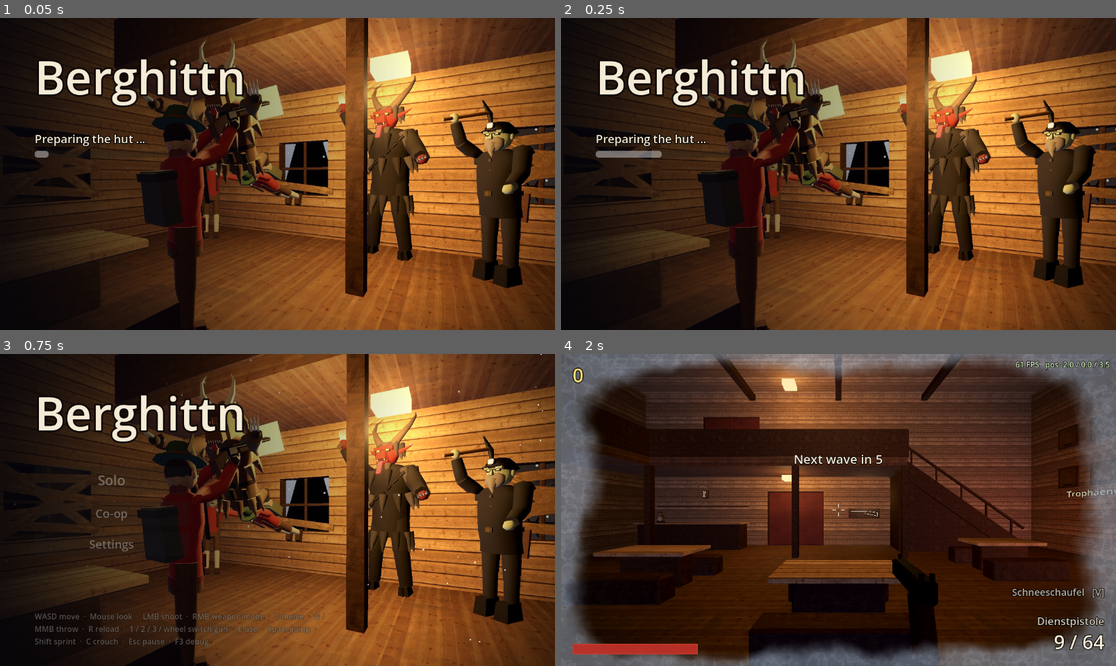
Above: before the commit, frames 1-4 (two rows, left to right).
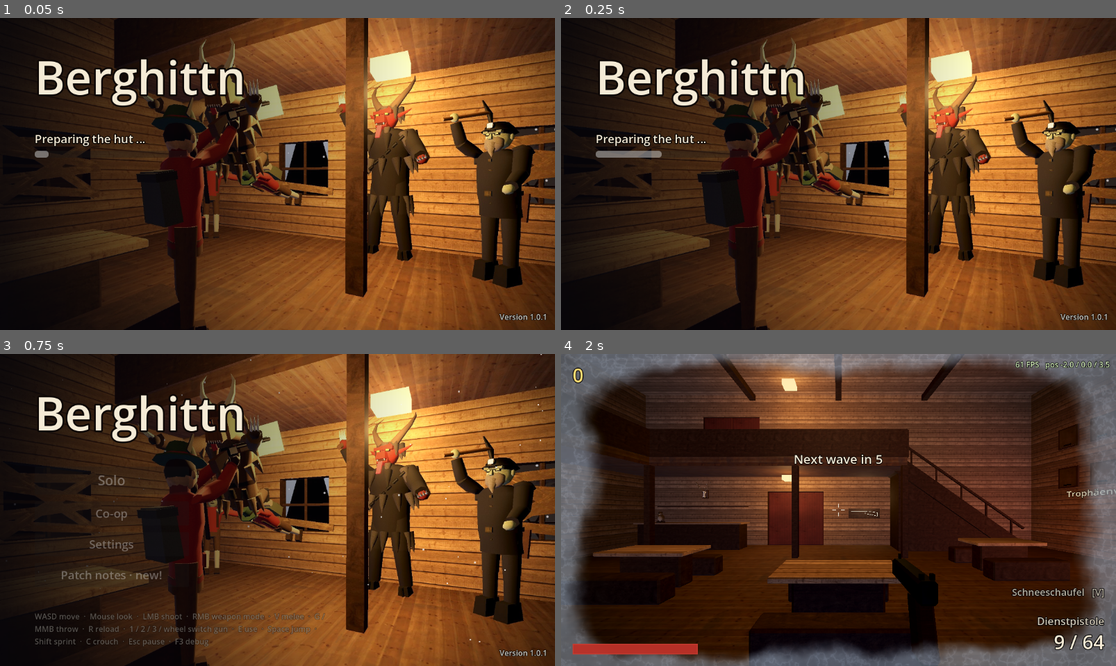
Above: after the commit, the same moments.

Repository: WiesnSims/Berghittn
Game: Godot game, scene res://scenes/main.tscn
Two runs of this game, one before a commit and one after it. Both use one fixed random seed, a clock stepped at 60 frames per second and the inputs below.
Inputs (mouse positions are in pixels of both pictures, inside the frame that each line leads up to):
- Up to frame 1 (0.05 s): no input
- Up to frame 2 (0.25 s): no input
- Up to frame 3 (0.75 s): move the mouse to (399, 494) at 0.52 s; hold D (move_right) from 0.53 s (still down); hold E (interact) from 0.53 s (still down); click (399, 494) at 0.67 s
- Up to frame 4 (2 s): tap Space (jump) at 0.77 s; release D (move_right) at 1.25 s; release E (interact) at 1.25 s; click "Solo" at 1.25 s

The runs differ from the first frame. In frame 1, 0.1% of the frame differs, in the area x 89-99%, y 94-97%; in frame 2, 0.1%; in frame 3, 0.3%, in the area x 11-99%, y 69-97%; in frame 4, nothing differs.

Commit message:
Patch notes and a version number on the title screen (1.0, 1.0.1)
A Patch notes button, marked "new!" until the current version's notes have
been opened, and the version in a corner of the title screen. 1.0 is the
release; 1.0.1 has the fixes and small changes from before M9. 1.1 is for M9.

Co-Authored-By: Claude Opus 5.5 <noreply@anthropic.com>
Claude-Session: https://claude.ai/code/session_01QZdAYet6vTHzMJxL6DLMsm

Diff:
--- a/data/strings_de.tres
+++ b/data/strings_de.tres
@@ -257,5 +257,8 @@
 [&"", &"UI_DENGEL_BUSY"]: [&"Da Schmied is beschäftigt"],
 [&"", &"UI_KRAXN"]: [&"E drücken: Kraxn umschnallen, für a dritte Waffe (%d)"],
 [&"", &"UI_KRAXN_NEED"]: [&"Kraxn: %d Punkte nötig"],
-[&"", &"EVENT_KRAXN"]: [&"Jetzt bist a richtiger Tragl!"]
+[&"", &"EVENT_KRAXN"]: [&"Jetzt bist a richtiger Tragl!"],
+[&"", &"UI_PATCH_NOTES"]: [&"Patch Notes"],
+[&"", &"UI_PATCH_NOTES_NEW"]: [&"Patch Notes · neu!"],
+[&"", &"UI_VERSION"]: [&"Version %s"]
 }
--- a/data/strings_en.tres
+++ b/data/strings_en.tres
@@ -257,5 +257,8 @@
 [&"", &"UI_DENGEL_BUSY"]: [&"The Schmied is busy"],
 [&"", &"UI_KRAXN"]: [&"Press E to strap on the Kraxn: a third gun (%d)"],
 [&"", &"UI_KRAXN_NEED"]: [&"Kraxn: %d points needed"],
-[&"", &"EVENT_KRAXN"]: [&"Jetzt bist a richtiger Tragl!"]
+[&"", &"EVENT_KRAXN"]: [&"Jetzt bist a richtiger Tragl!"],
+[&"", &"UI_PATCH_NOTES"]: [&"Patch notes"],
+[&"", &"UI_PATCH_NOTES_NEW"]: [&"Patch notes · new!"],
+[&"", &"UI_VERSION"]: [&"Version %s"]
 }
--- a/project.godot
+++ b/project.godot
@@ -5,6 +5,7 @@
 [application]
 
 config/name="Berghittn"
+config/version="1.0.1"
 run/main_scene="res://scenes/main.tscn"
 config/features=PackedStringArray("4.7", "GL Compatibility")
 
--- a/scenes/ui/start_screen.tscn
+++ b/scenes/ui/start_screen.tscn
@@ -115,6 +115,14 @@
 theme_override_font_sizes/font_size = 24
 text = "UI_SETTINGS"
 
+[node name="PatchNotesButton" type="Button" parent="Margin/Column"]
+unique_name_in_owner = true
+custom_minimum_size = Vector2(320, 50)
+layout_mode = 2
+size_flags_horizontal = 0
+theme_override_font_sizes/font_size = 24
+text = "UI_PATCH_NOTES"
+
 [node name="Fill" type="Control" parent="Margin/Column"]
 layout_mode = 2
 size_flags_vertical = 3
--- a/scripts/autoload/settings.gd
+++ b/scripts/autoload/settings.gd
@@ -21,6 +21,8 @@
 var damage_numbers: bool = false
 ## Enemies say their lines (M9 part 3, Gredn): on by default.
 var chatter: bool = true
+## The newest version whose patch notes this player has opened; the title screen marks newer ones.
+var seen_version: String = ""
 var locale: String = Constants.DEFAULT_LOCALE
 ## Linear 0..1 per bus name.
 var volumes: Dictionary = {}
@@ -82,6 +84,7 @@
 	invert_y = file.get_value(SECTION, "invert_y", invert_y)
 	damage_numbers = file.get_value(SECTION, "damage_numbers", damage_numbers)
 	chatter = file.get_value(SECTION, "chatter", chatter)
+	seen_version = str(file.get_value(SECTION, "seen_version", seen_version))
 	var saved_locale: String = file.get_value(SECTION, "locale", locale)
 	if saved_locale in LOCALES:
 		locale = saved_locale
@@ -134,6 +137,7 @@
 	file.set_value(SECTION, "invert_y", invert_y)
 	file.set_value(SECTION, "damage_numbers", damage_numbers)
 	file.set_value(SECTION, "chatter", chatter)
+	file.set_value(SECTION, "seen_version", seen_version)
 	file.set_value(SECTION, "locale", locale)
 	file.set_value(SECTION, "render_scale", render_scale)
 	for bus: StringName in BUSES:
--- a/scripts/constants.gd
+++ b/scripts/constants.gd
@@ -244,6 +244,8 @@
 const GUN_SLOTS: int = 2
 ## Die Kraxn in the Matratzenlager (#95): one gun slot more, for this many points.
 const KRAXN_COST: int = 2500
+## The patch notes' text box on the title screen (px).
+const PATCH_NOTES_SIZE: Vector2 = Vector2(820, 460)
 ## How high its foot board hangs on the wall (m).
 const KRAXN_HOOK_HEIGHT: float = 0.45
 ## Where a hiker carries it (m, from their feet; +Z is their back), and how big the guns strapped
--- /dev/null
+++ b/scripts/ui/patch_notes.gd
@@ -0,0 +1,71 @@
+class_name PatchNotes
+extends RefCounted
+## What changed in each version (user request 2026-10-24), newest first, short and for players: a
+## line per change, not the details. The version itself is application/config/version in
+## project.godot; a new one gets its entry here at the top. 1.1 is for M9 once it is finished.
+## The text is not in the translation tables: each entry carries both languages.
+
+const ENTRIES: Array[Dictionary] = [
+	{
+		"version": "1.0.1", "date": "2026-10-24",
+		"en": [
+			"New: stuffed animals and trophies in the Stube, hats to earn, the Trophäenwand.",
+			"New: the death screen shows your kills, headshots, favourite weapon, Schnaps and personal best.",
+			"New: die Kraxn in the Matratzenlager, a third weapon slot.",
+			"Repetierer: a real lever action, loads round by round, and a new right click, the Querschläger.",
+			"Stutzen: bullets go through enemies again.",
+			"Die Resi plays fair: the enemies come 5 s later and need 3 hits to chase her off.",
+			"Harmonika and the Rodelkanone's Kehre rebalanced.",
+			"Gmiatlichkeit no longer makes you nearly unkillable in a swarm.",
+			"Three boring hats removed.",
+		],
+		"de": [
+			"Neu: ausgestopfte Tiere und Trophäen in der Stube, Hüte zum Freispielen, die Trophäenwand.",
+			"Neu: der Todesbildschirm zeigt Kills, Kopfschüsse, Lieblingswaffe, Schnaps und deinen Rekord.",
+			"Neu: die Kraxn im Matratzenlager, ein dritter Waffenplatz.",
+			"Repetierer: echter Unterhebel, lädt Patrone für Patrone, und neu auf Rechtsklick: der Querschläger.",
+			"Stutzen: die Kugeln gehen wieder durch die Gegner.",
+			"Die Resi spielt fair: die Gegner kommen 5 s später und brauchen 3 Treffer, bis sie davonläuft.",
+			"Harmonika und die Kehre der Rodelkanone neu abgestimmt.",
+			"Gmiatlichkeit macht dich im Gedränge nicht mehr fast unverwundbar.",
+			"Drei langweilige Hüte entfernt.",
+		],
+	},
+	{
+		"version": "1.0", "date": "2026-10-19",
+		"en": [
+			"Game release!",
+			"Hold the Berghütte against endless waves: Wanderer, Tourists, Bergknappen, Perchten and the Krampus.",
+			"Six rooms to open, from the Stube to the Seilbahn, and windows to board up.",
+			"Guns on the walls, the Hüttentruhe, and special weapons from the Alphorn to the Rodelkanone.",
+			"Schnaps perks, the Brettljause, and visitors: die Resi, the Bierfassl, the Murmeltier, the Deitscha Tourist.",
+			"Co-op for up to four in the browser.",
+		],
+		"de": [
+			"Das Spiel ist da!",
+			"Halt die Berghütte gegen endlose Wellen: Wanderer, Touristen, Bergknappen, Perchten und den Krampus.",
+			"Sechs Räume zum Aufsperren, von der Stube bis zur Seilbahn, und Fenster zum Vernageln.",
+			"Waffen an den Wänden, die Hüttentruhe und Spezialwaffen vom Alphorn bis zur Rodelkanone.",
+			"Schnaps-Perks, die Brettljause und Besuch: die Resi, das Bierfassl, das Murmeltier, der Deitscha Tourist.",
+			"Koop für bis zu vier im Browser.",
+		],
+	},
+]
+
+
+## The game's version (project.godot).
+static func current() -> String:
+	return str(ProjectSettings.get_setting("application/config/version", "1.0"))
+
+
+## Every entry as text for a RichTextLabel (BBCode), newest first, in the game's language.
+static func as_text() -> String:
+	var german: bool = TranslationServer.get_locale().begins_with("de")
+	var parts: PackedStringArray = []
+	for entry: Dictionary in ENTRIES:
+		var lines: PackedStringArray = []
+		lines.append("[font_size=28][b]%s[/b][/font_size]  [color=#b8b0a4]%s[/color]" % [entry["version"], entry["date"]])
+		for line: String in entry["de" if german else "en"]:
+			lines.append("[indent]•  %s[/indent]" % line)
+		parts.append("\n".join(lines))
+	return "\n\n".join(parts)
--- /dev/null
+++ b/scripts/ui/patch_notes_panel.gd
@@ -0,0 +1,69 @@
+class_name PatchNotesPanel
+extends Control
+## The patch notes over the title screen (PatchNotes): every version, newest first, scrolling, and
+## Back. Built in code; the start screen opens it.
+
+signal closed
+
+var _text: RichTextLabel
+
+
+func _ready() -> void:
+	set_anchors_and_offsets_preset(Control.PRESET_FULL_RECT)
+	mouse_filter = Control.MOUSE_FILTER_STOP
+	var dim := ColorRect.new()
+	dim.color = Color(0.0, 0.0, 0.0, 0.7)
+	dim.set_anchors_and_offsets_preset(Control.PRESET_FULL_RECT)
+	add_child(dim)
+	var center := CenterContainer.new()
+	center.set_anchors_and_offsets_preset(Control.PRESET_FULL_RECT)
+	add_child(center)
+	# A dark board behind it, so the text reads over the moving title picture.
+	var board := PanelContainer.new()
+	var style := StyleBoxFlat.new()
+	style.bg_color = Color(0.09, 0.06, 0.04, 0.94)
+	style.set_corner_radius_all(8)
+	style.set_content_margin_all(24)
+	board.add_theme_stylebox_override("panel", style)
+	center.add_child(board)
+	var box := VBoxContainer.new()
+	box.add_theme_constant_override("separation", 16)
+	board.add_child(box)
+	var title := Label.new()
+	title.text = tr("UI_PATCH_NOTES")
+	title.add_theme_font_size_override("font_size", 40)
+	title.horizontal_alignment = HORIZONTAL_ALIGNMENT_CENTER
+	box.add_child(title)
+	_text = RichTextLabel.new()
+	_text.bbcode_enabled = true
+	_text.fit_content = false
+	_text.scroll_active = true
+	_text.custom_minimum_size = Constants.PATCH_NOTES_SIZE
+	_text.add_theme_font_size_override("normal_font_size", 20)
+	_text.add_theme_font_size_override("bold_font_size", 20)
+	box.add_child(_text)
+	var back := Button.new()
+	back.text = tr("UI_BACK")
+	back.custom_minimum_size = Vector2(220, 48)
+	back.size_flags_horizontal = Control.SIZE_SHRINK_CENTER
+	back.add_theme_font_size_override("font_size", 24)
+	back.pressed.connect(close)
+	box.add_child(back)
+	hide()
+
+
+func open() -> void:
+	_text.text = PatchNotes.as_text()
+	_text.scroll_to_line(0)
+	show()
+
+
+func close() -> void:
+	hide()
+	closed.emit()
+
+
+func _unhandled_input(event: InputEvent) -> void:
+	if visible and event.is_action_pressed("ui_cancel"):
+		close()
+		get_viewport().set_input_as_handled()
--- a/scripts/ui/start_screen.gd
+++ b/scripts/ui/start_screen.gd
@@ -1,6 +1,7 @@
 class_name StartScreen
 extends Control
-## Title screen (#77): the game's teaser behind, Solo, Co-op and Settings. Solo's click doubles as the
+## Title screen (#77): the game's teaser behind, Solo, Co-op, Settings and the patch notes, with the
+## version in a corner. Solo's click doubles as the
 ## user gesture browsers require for pointer lock (and audio). Until the hut's shaders are built
 ## (#78, ShaderWarmup) it shows only the still picture and how far that is: each new shader blocks the
 ## browser for a moment, so a live menu would stutter. Then the menu comes in and the picture moves.
@@ -19,12 +20,27 @@
 var _revealed: bool = false
 # Co-op: the match started without us clicking in yet; the button joins it.
 var _join_mode: bool = false
+var _version: Label
+var _notes: PatchNotesPanel
 
 
 func _ready() -> void:
 	_solo.pressed.connect(play_requested.emit)
 	_coop.pressed.connect(coop_requested.emit)
 	(%SettingsButton as Button).pressed.connect(settings_requested.emit)
+	_version = Label.new()
+	_version.text = tr("UI_VERSION") % PatchNotes.current()
+	_version.add_theme_font_size_override("font_size", 16)
+	_version.add_theme_color_override("font_color", Color(0.82, 0.8, 0.76))
+	_version.add_theme_color_override("font_outline_color", Color.BLACK)
+	_version.add_theme_constant_override("outline_size", 4)
+	_version.set_anchors_and_offsets_preset(Control.PRESET_BOTTOM_RIGHT, Control.PRESET_MODE_MINSIZE, 16)
+	_version.grow_horizontal = Control.GROW_DIRECTION_BEGIN
+	_version.grow_vertical = Control.GROW_DIRECTION_BEGIN
+	add_child(_version)
+	_notes = PatchNotesPanel.new()
+	add_child(_notes)
+	(%PatchNotesButton as Button).pressed.connect(_open_notes)
 	set_ready(0.0)
 	if GameState.notice != "":
 		show_notice(GameState.notice)
@@ -67,7 +83,16 @@
 
 
 func _menu_items() -> Array[Control]:
-	return [_solo, _coop, %SettingsButton, %Controls]
+	return [_solo, _coop, %SettingsButton, %PatchNotesButton, %Controls]
+
+
+## The patch notes; from now on this version counts as read.
+func _open_notes() -> void:
+	_notes.open()
+	if Settings.seen_version != PatchNotes.current():
+		Settings.seen_version = PatchNotes.current()
+		Settings.save()
+	_refresh()
 
 
 ## A co-op match started without our click (we are a guest): the button now joins it.
@@ -79,3 +104,6 @@
 
 func _refresh() -> void:
 	_solo.text = tr("UI_JOIN_MATCH") if _join_mode else tr("UI_SOLO")
+	# Marked until this version's notes were opened once.
+	var unread: bool = Settings.seen_version != PatchNotes.current()
+	(%PatchNotesButton as Button).text = tr("UI_PATCH_NOTES_NEW") if unread else tr("UI_PATCH_NOTES")
--- /dev/null
+++ b/tests/patch_notes.gd
@@ -0,0 +1,36 @@
+extends Node
+## Run: godot --headless --fixed-fps 60 res://tests/patch_notes.tscn
+## The patch notes (user request 2026-10-24): the newest entry is the game's version, every entry has
+## as many lines in English as in German, the title screen shows the version and marks unread notes
+## until they are opened, and the panel lists every version.
+
+var failures: Array[String] = []
+
+
+func _check(ok: bool, what: String) -> void:
+	print(("PASS " if ok else "FAIL ") + what)
+	if not ok:
+		failures.append(what)
+
+
+func _ready() -> void:
+	var saved: String = Settings.seen_version
+	_check(PatchNotes.ENTRIES[0]["version"] == PatchNotes.current(), "the newest notes are for this version (%s)" % PatchNotes.current())
+	for entry: Dictionary in PatchNotes.ENTRIES:
+		_check((entry["en"] as Array).size() == (entry["de"] as Array).size() and not (entry["en"] as Array).is_empty(), "%s: %d lines in both languages" % [entry["version"], (entry["en"] as Array).size()])
+	Settings.seen_version = ""
+	var screen := (load("res://scenes/ui/start_screen.tscn") as PackedScene).instantiate() as StartScreen
+	add_child(screen)
+	await get_tree().process_frame
+	var button := screen.get_node("%PatchNotesButton") as Button
+	_check(button.text == tr("UI_PATCH_NOTES_NEW"), "unread: \"%s\"" % button.text)
+	_check(screen._version.text == tr("UI_VERSION") % PatchNotes.current(), "the version shows: %s" % screen._version.text)
+	button.pressed.emit()
+	await get_tree().process_frame
+	var shown: String = screen._notes._text.get_parsed_text()
+	_check(screen._notes.visible and shown.contains("1.0.1") and shown.contains("1.0 "), "the panel lists every version")
+	_check(button.text == tr("UI_PATCH_NOTES") and Settings.seen_version == PatchNotes.current(), "read once, the mark goes")
+	Settings.seen_version = saved
+	Settings.save()
+	print("RESULT: %s" % ("PASS" if failures.is_empty() else "%d FAILED" % failures.size()))
+	get_tree().quit(1 if failures.size() > 0 else 0)
--- /dev/null
+++ b/tests/patch_notes.tscn
@@ -0,0 +1,7 @@
+[gd_scene load_steps=2 format=3]
+
+[ext_resource type="Script" path="res://tests/patch_notes.gd" id="1"]
+
+[node name="PatchNotesTest" type="Node"]
+process_mode = 3
+script = ExtResource("1")
Not shown, added: scripts/ui/patch_notes.gd.uid
Not shown, added: scripts/ui/patch_notes_panel.gd.uid
Not shown, added: tests/patch_notes.gd.uid
Not shown, changed: README.md
